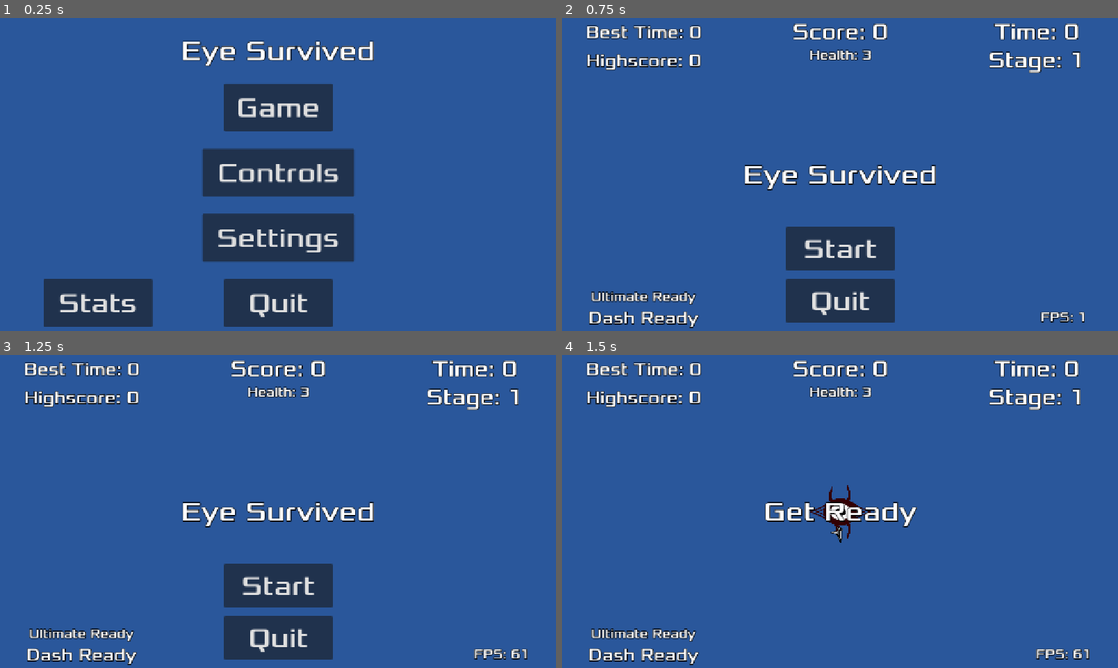
Above: before the commit, frames 1-4 (two rows, left to right).
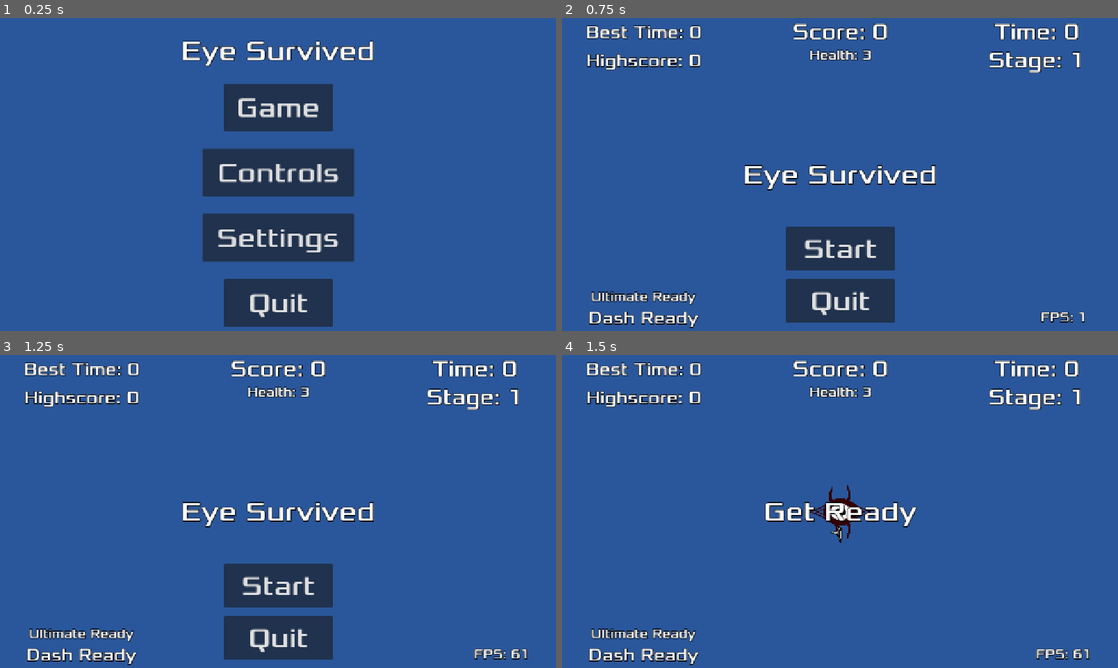
Above: after the commit, the same moments.

Repository: TacticalVortex/Eye-Survived
Game: Godot game, scene res://main.tscn
Two runs of this game, one before a commit and one after it. Both use one fixed random seed, a clock stepped at 60 frames per second and the inputs below.
Inputs:
- Up to frame 1 (0.25 s): no input
- Up to frame 2 (0.75 s): click "Game" at 0.5 s
- Up to frame 3 (1.25 s): no input
- Up to frame 4 (1.5 s): click "Start" at 1.25 s

The runs differ from the first frame. In frame 1, 3.0% of the frame differs, in the area x 7-28%, y 83-99%; in frame 2, nothing differs; in frame 3, nothing differs; in frame 4, nothing differs.

Commit message:
Changed stats settings
Made it so the stats screen is only available after having started a run.

Diff:
--- a/eye-survived/menu.gd
+++ b/eye-survived/menu.gd
@@ -7,7 +7,8 @@
 
 # Called when the node enters the scene tree for the first time.
 func _ready() -> void:
-	pass # Replace with function body.
+	if Global.best_stage == 0:
+		$StatsButton.hide()
 
 # Called every frame. 'delta' is the elapsed time since the previous frame.
 func _process(_delta: float) -> void:
Not shown: 1 places in eye-survived/controls.tscn that only renumber resources
Not shown: 1 places in eye-survived/menu.tscn that only renumber resources
Not shown: 1 places in eye-survived/settings.tscn that only renumber resources
